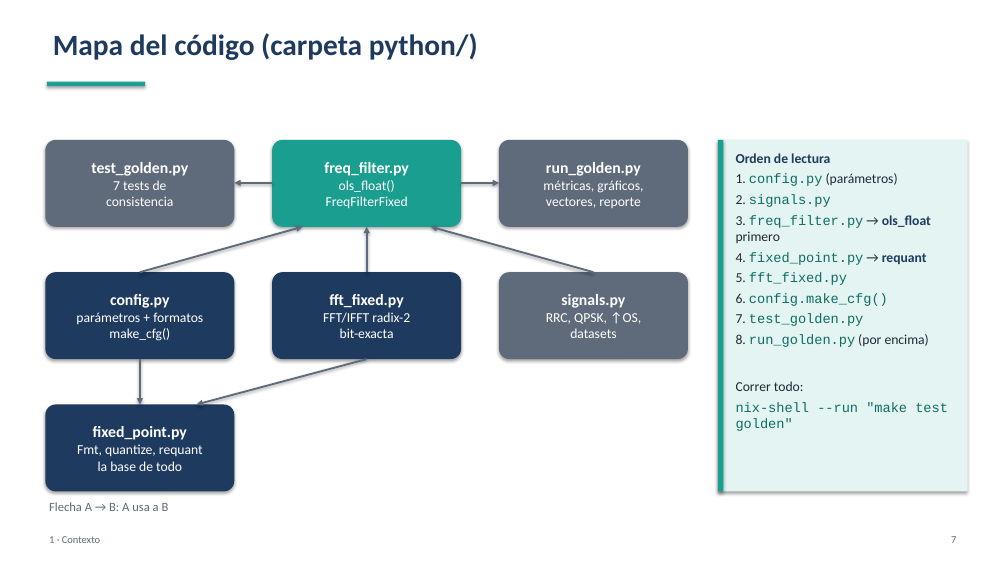
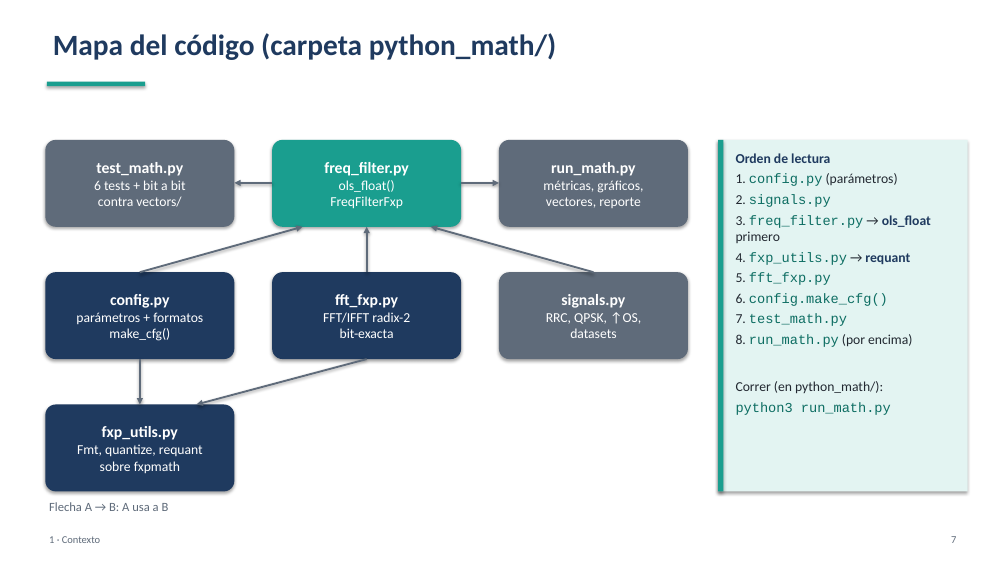
Before and after one commit to GarciaBigi/Complex_Digital_Filter, a slide deck: slide 7 of Golden_model/frec_pf/docs/golden_model_resumen.pptx. Drawn at 1008x567 pixels with LibreOffice and Linux fonts; fonts in the diff are those of the drawing. Boxes give left, top, right and bottom in pixels: in the first picture for what was removed or moved away, otherwise in the second. Text is boxed around its words. In the diff, an @@ line names an element or a change of style, - is before the commit and + after.

```diff
--- a/Golden_model/frec_pf/docs/golden_model_resumen.pptx
+++ b/Golden_model/frec_pf/docs/golden_model_resumen.pptx
@@ text at box(53, 33, 556, 60): text changed @@
-Mapa del código (carpeta python/)
+Mapa del código (carpeta python_math/)
@@ text in rounded rectangle at box(94, 162, 186, 207): text changed @@
-test_golden.py
-7 tests de
-consistencia
+test_math.py
+6 tests + bit a bit
+contra vectors/
@@ text in rounded rectangle at box(551, 162, 636, 176): text changed @@
-run_golden.py
+run_math.py
@@ text in rounded rectangle at box(330, 196, 403, 209): text changed @@
-FreqFilterFixed
+FreqFilterFxp
@@ text at box(736, 252, 910, 285): text changed @@
-4. fixed_point.py → requant
-5. fft_fixed.py
+4. fxp_utils.py → requant
+5. fft_fxp.py
@@ text in rounded rectangle at box(335, 294, 398, 308): text changed @@
-fft_fixed.py
+fft_fxp.py
@@ text at box(736, 313, 912, 415): text changed @@
-7. test_golden.py
-8. run_golden.py (por encima)
-Correr todo:
-nix-shell --run "make test golden"
+7. test_math.py
+8. run_math.py (por encima)
+Correr (en python_math/):
+python3 run_math.py
@@ text in rounded rectangle at box(102, 426, 178, 440): text changed @@
-fixed_point.py
+fxp_utils.py
@@ text in rounded rectangle at box(100, 461, 180, 473): text changed @@
-la base de todo
+sobre fxpmath
```
Also in this commit, not shown: 18 other slides changed, 1 slide added, 7 other files.
